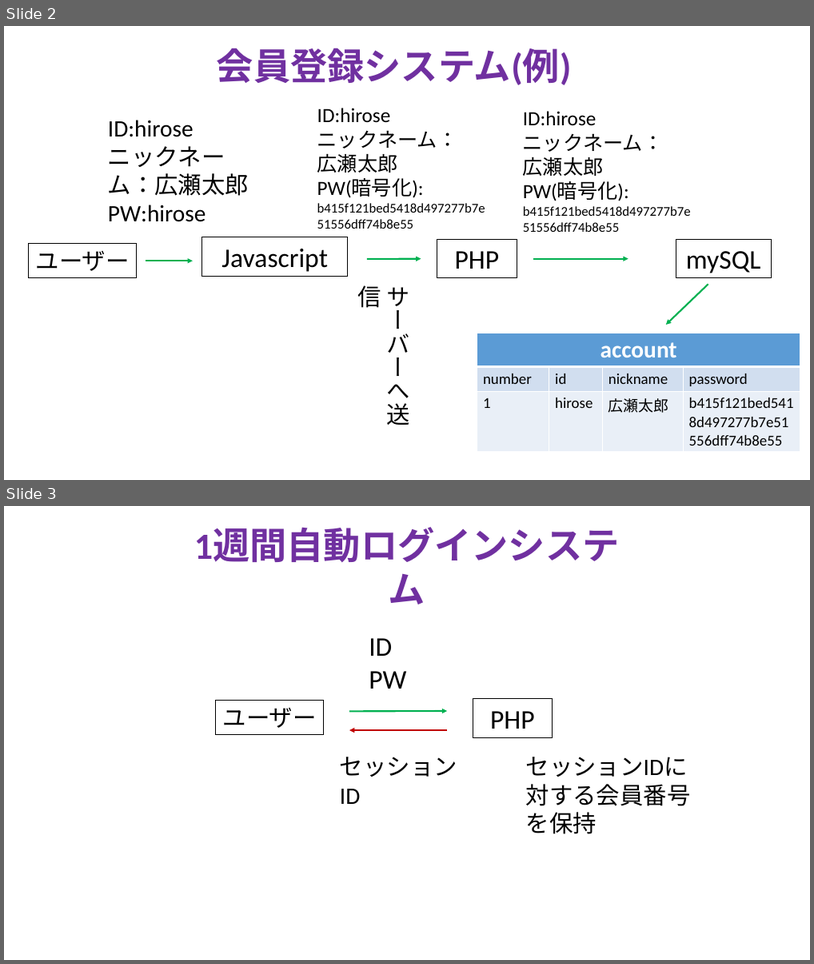
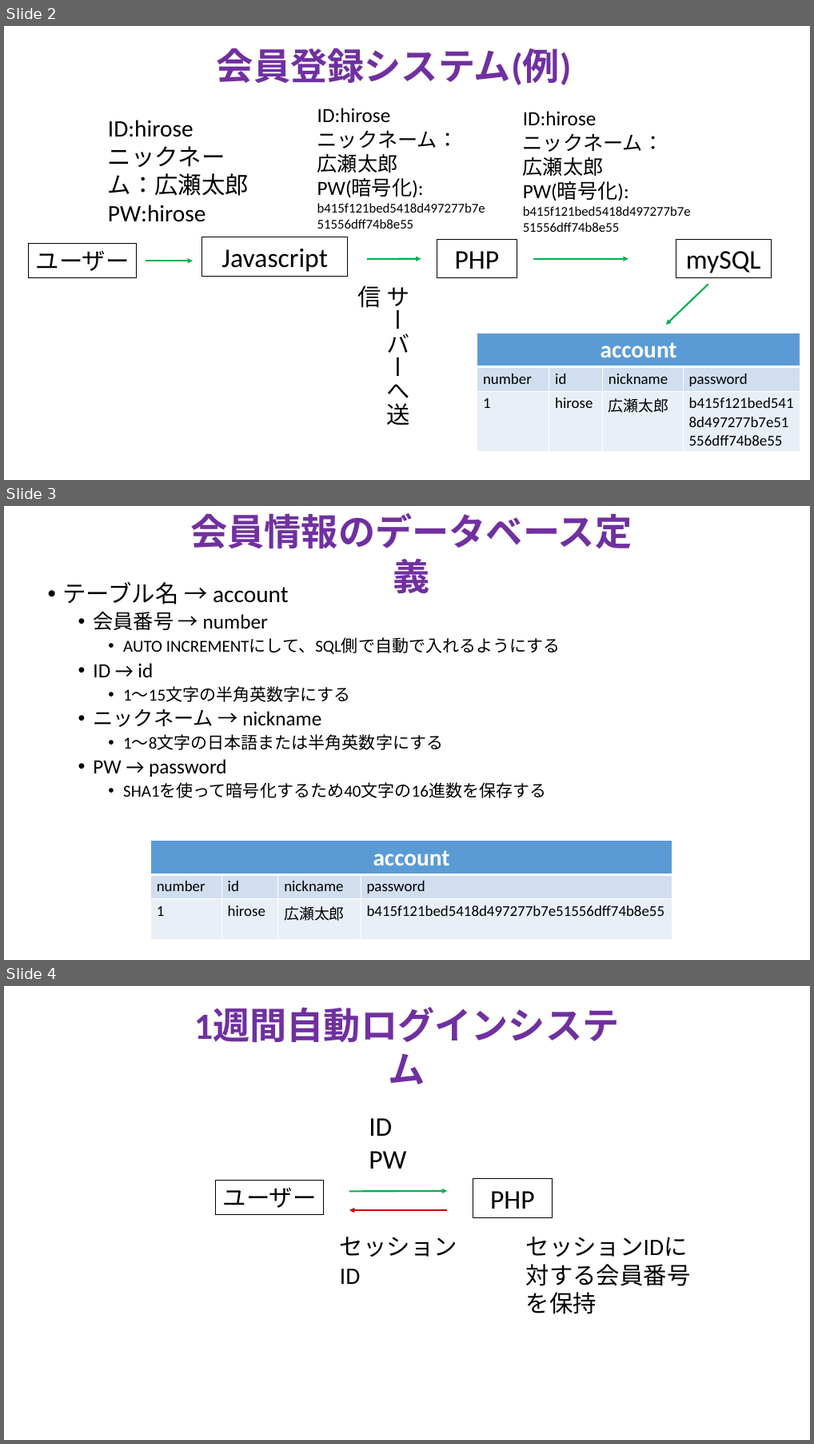
Before and after one commit to TakanoriOnuma/WebApplication, a slide deck: design/Webアプリケーションシステム.pptx. Shown one above the other, each under a label of ours: slides 2 and 3 before the commit, slides 2, 3 and 4 after it. The pictures are 814x964 and 814x1444 pixels, drawn with LibreOffice and Linux fonts; fonts in the diff are those of the drawing. Boxes give left, top, right and bottom in pixels: in the first picture for what was removed or moved away, otherwise in the second. Text is boxed around its words. In the diff, an @@ line names an element or a change of style, - is before the commit and + after.

Commit message:
会員情報のテーブルの定義
会員登録情報のデータベーステーブルを定義した。

```diff
--- a/design/Webアプリケーションシステム.pptx
+++ b/design/Webアプリケーションシステム.pptx
@@ slide 3 added at box(4, 506, 810, 960), background #FFFFFF @@
@@ text added at box(190, 513, 632, 549), 44 pt, text #7030A0, bold @@
+会員情報のデータベース定義
@@ text added at box(63, 582, 561, 798), 20 pt, text #000000 @@
+• テーブル名 → account
+  • 会員番号 → number
+    • AUTO INCREMENTにして、SQL側で自動で入れるようにする
+  • ID → id
+    • 1～15文字の半角英数字にする
+  • ニックネーム → nickname
+    • 1～8文字の日本語または半角英数字にする
+  • PW → password
+    • SHA1を使って暗号化するため40文字の16進数を保存する
@@ table added at box(150, 840, 673, 939), 3 rows, 4 columns @@
+account |  |  | 
+number | id | nickname | password
+1 | hirose | 広瀬太郎 | b415f121bed5418d497277b7e51556dff74b8e55
@@ what was slide 3 is now slide 4 @@
```
